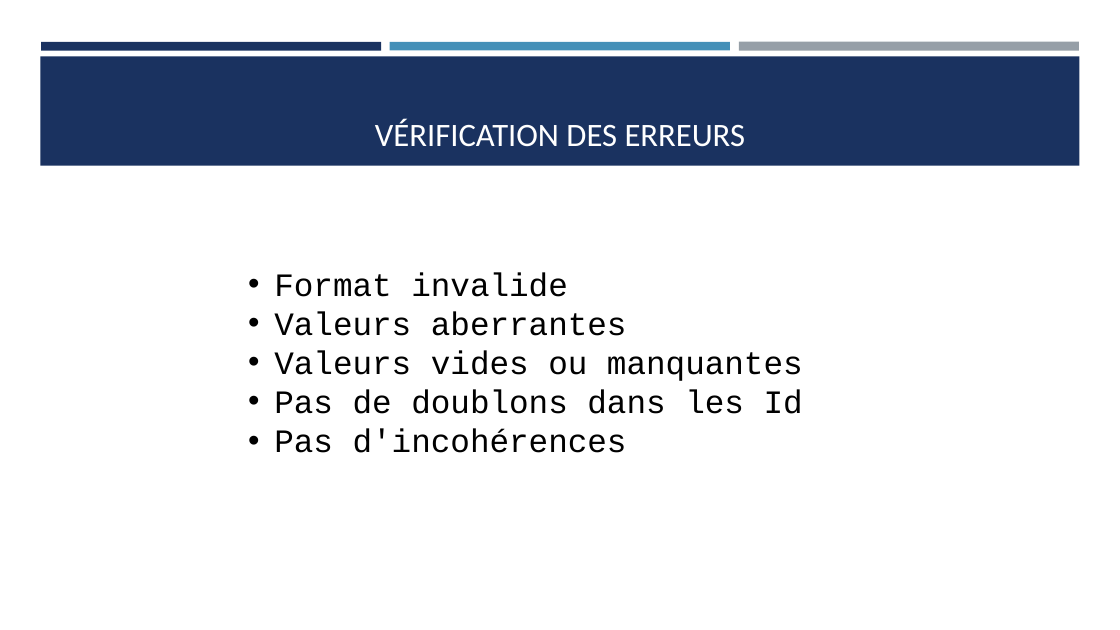
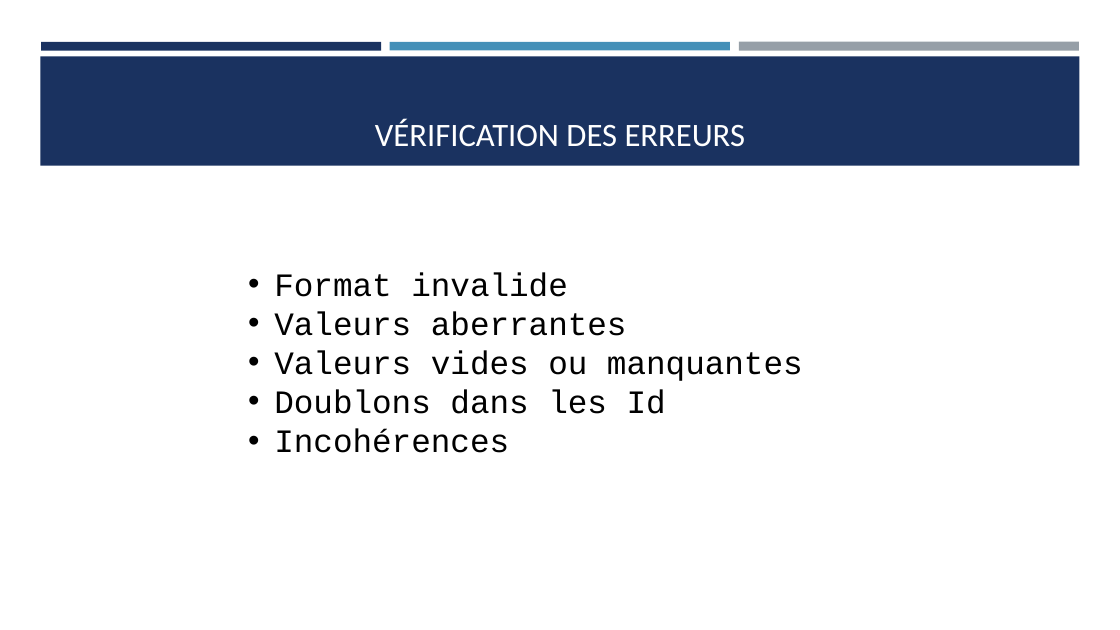
Before and after one commit to Ace4teaM/OCR-NovaTech, a slide deck: slide 9 of Presentation.pptx. Drawn at 1120x630 pixels with LibreOffice and Linux fonts; fonts in the diff are those of the drawing. Boxes give left, top, right and bottom in pixels: in the first picture for what was removed or moved away, otherwise in the second. Text is boxed around its words. In the diff, an @@ line names an element or a change of style, - is before the commit and + after.

```diff
--- a/Presentation.pptx
+++ b/Presentation.pptx
@@ text at box(274, 389, 666, 453): text changed @@
-• Pas de doublons dans les Id
-• Pas d'incohérences
+• Doublons dans les Id
+• Incohérences
```
Also in this commit, not shown: 3 other slides changed, 1 slide added, 1 other file.
